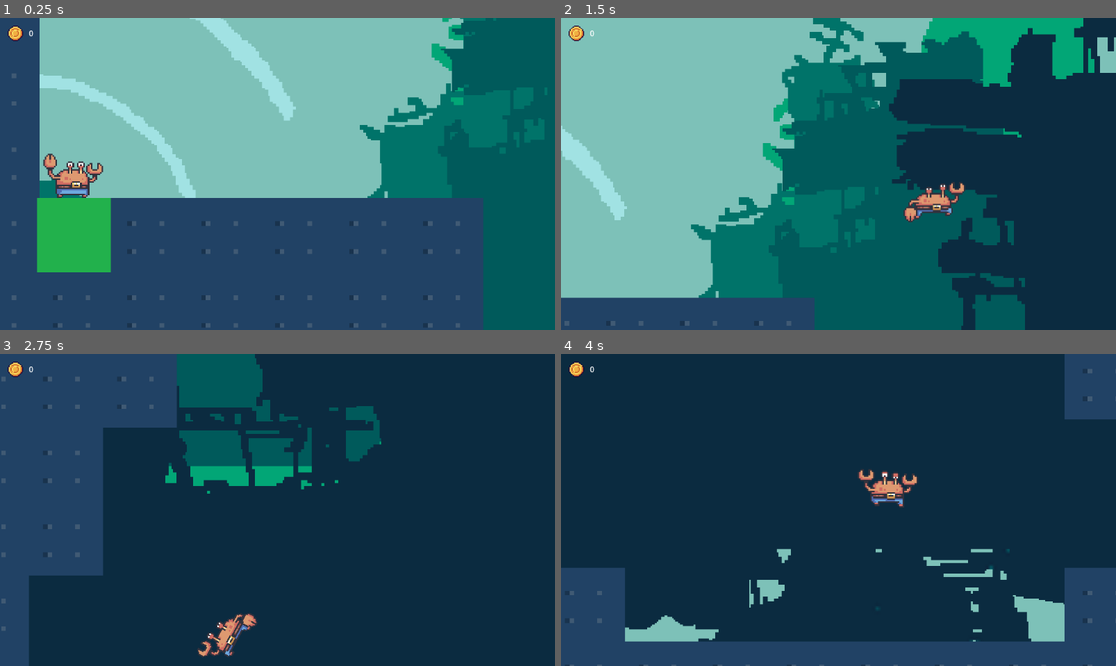
Above: before the commit, frames 1-4 (two rows, left to right).
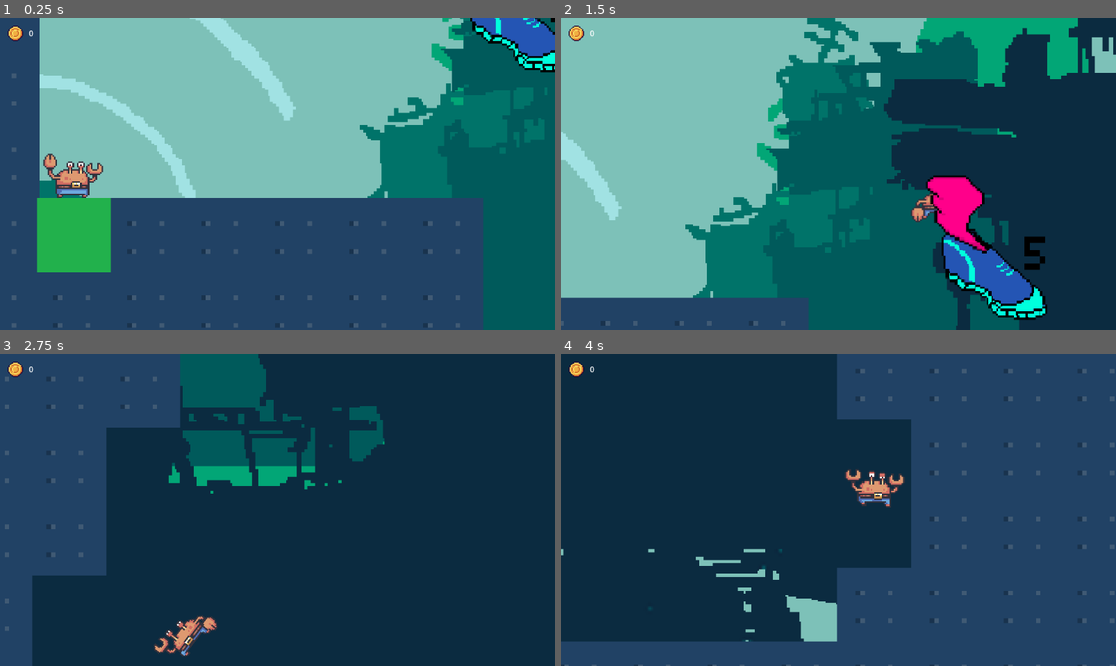
Above: after the commit, the same moments.

Repository: SMR-2023-Summer-Project/2DSideRacer
Game: Godot game, scene res://root/scenes/maps/Random_Map/random_map.tscn
Same seed, same stepped clock (60 frames per second), same inputs: the game is played once before the commit and once after it. This scene is started directly instead of the project's main scene.
Inputs (mouse positions are in pixels of both pictures, inside the frame that each line leads up to):
- Up to frame 1 (0.25 s): no input
- Up to frame 2 (1.5 s): move the mouse to (960, 158) at 0.52 s; hold Right (ui_right) from 0.53 s (still down); tap Space (climb) at 0.6 s; tap Up (jump) at 0.77 s; move the mouse to (727, 189) at 1.27 s; tap Shift (dash) at 1.35 s
- Up to frame 3 (2.75 s): tap Up (jump) at 1.52 s; move the mouse to (333, 441) at 2.02 s; release Right (ui_right) at 2.03 s; hold Left (ui_left) from 2.03 s (still down); hold Right mouse button (flip) from 2.03 s (still down)
- Up to frame 4 (4 s): move the mouse to (810, 572) at 2.77 s; release Left (ui_left) at 2.78 s; release Right mouse button (flip) at 2.78 s; hold Right (ui_right) from 2.78 s (still down); tap Middle mouse button (swing) at 2.85 s; tap Up (jump) at 3.02, 3.77 s; move the mouse to (1005, 556) at 3.52 s; tap Space (climb) at 3.6 s

The runs differ from the first frame. In frame 1, 1.7% of the frame differs, in the area x 84-100%, y 0-18%; in frame 2, 12%; in frame 3, 3.7%; in frame 4, 42%, in the area x 0-100%, y 0-100%.

Commit message:
Made speedboosts.tscn,
Added speed boosts to random map

Diff:
--- /dev/null
+++ b/root/multiplayer/SpeedBoost.tscn
@@ -0,0 +1,135 @@
+[gd_scene load_steps=17 format=3 uid="uid://d145q4tyl650d"]
+
+[ext_resource type="Script" path="res://root/multiplayer/SpeedBoostArea2D.gd" id="1_ge87w"]
+[ext_resource type="Texture2D" uid="uid://b5egdbxodv80g" path="res://root/assets/sprites/misc/speed_up_sprite_frame_1.png" id="2_ckm5f"]
+[ext_resource type="Texture2D" uid="uid://dvv816kxipiqy" path="res://root/assets/sprites/misc/speed_up_sprite_frame_2.png" id="3_f7uag"]
+[ext_resource type="Texture2D" uid="uid://cn8ukjsnfuc5n" path="res://root/assets/sprites/misc/speed_up_sprite_frame_3.png" id="4_pkh15"]
+[ext_resource type="Texture2D" uid="uid://df4s0nac3f7j" path="res://root/assets/sprites/misc/speed_up_sprite_frame_4.png" id="5_44vgs"]
+[ext_resource type="Texture2D" uid="uid://duim878rghicw" path="res://root/assets/sprites/misc/speed_up_sprite_frame_5.png" id="6_rgwf6"]
+[ext_resource type="Texture2D" uid="uid://crwcpx58jypx1" path="res://root/assets/sprites/misc/speed_up_sprite_frame_6.png" id="7_m2bwl"]
+[ext_resource type="Texture2D" uid="uid://yssdsvp3hlnc" path="res://root/assets/sprites/misc/speed_up_sprite_frame_7.png" id="8_1lv5g"]
+[ext_resource type="Texture2D" uid="uid://b5j0l5u1rdg5x" path="res://root/assets/sprites/misc/speed_up_sprite_frame_8.png" id="9_ooqqe"]
+[ext_resource type="Texture2D" uid="uid://7jlsucberxjf" path="res://root/assets/sprites/misc/speed_up_sprite_frame_9.png" id="10_51gah"]
+[ext_resource type="Script" path="res://root/scenes/AnimatedSprite2D.gd" id="11_7xnl7"]
+
+[sub_resource type="CapsuleShape2D" id="CapsuleShape2D_weg0y"]
+radius = 33.0
+height = 82.0
+
+[sub_resource type="Animation" id="Animation_040ny"]
+resource_name = "5secanimation"
+loop_mode = 1
+tracks/0/type = "value"
+tracks/0/imported = false
+tracks/0/enabled = true
+tracks/0/path = NodePath("AnimatedSprite2D:animation")
+tracks/0/interp = 1
+tracks/0/loop_wrap = true
+tracks/0/keys = {
+"times": PackedFloat32Array(0),
+"transitions": PackedFloat32Array(1),
+"update": 1,
+"values": [&"5secspeedboost"]
+}
+tracks/1/type = "value"
+tracks/1/imported = false
+tracks/1/enabled = true
+tracks/1/path = NodePath("AnimatedSprite2D:frame")
+tracks/1/interp = 1
+tracks/1/loop_wrap = true
+tracks/1/keys = {
+"times": PackedFloat32Array(0, 0.1, 0.2, 0.3, 0.4, 0.5, 0.6, 0.7, 0.8, 0.9, 1),
+"transitions": PackedFloat32Array(1, 1, 1, 1, 1, 1, 1, 1, 1, 1, 1),
+"update": 1,
+"values": [0, 1, 2, 3, 4, 5, 6, 7, 8, 9, 12]
+}
+
+[sub_resource type="Animation" id="Animation_5b2ai"]
+length = 0.001
+tracks/0/type = "value"
+tracks/0/imported = false
+tracks/0/enabled = true
+tracks/0/path = NodePath("AnimatedSprite2D:frame")
+tracks/0/interp = 1
+tracks/0/loop_wrap = true
+tracks/0/keys = {
+"times": PackedFloat32Array(0),
+"transitions": PackedFloat32Array(1),
+"update": 1,
+"values": [1]
+}
+
+[sub_resource type="AnimationLibrary" id="AnimationLibrary_dkehq"]
+_data = {
+"5secanimation": SubResource("Animation_040ny"),
+"RESET": SubResource("Animation_5b2ai")
+}
+
+[sub_resource type="SpriteFrames" id="SpriteFrames_ogk6f"]
+animations = [{
+"frames": [{
+"duration": 1.0,
+"texture": ExtResource("2_ckm5f")
+}, {
+"duration": 1.0,
+"texture": ExtResource("2_ckm5f")
+}, {
+"duration": 1.0,
+"texture": ExtResource("2_ckm5f")
+}, {
+"duration": 1.0,
+"texture": ExtResource("2_ckm5f")
+}, {
+"duration": 1.0,
+"texture": ExtResource("2_ckm5f")
+}, {
+"duration": 1.0,
+"texture": ExtResource("3_f7uag")
+}, {
+"duration": 1.0,
+"texture": ExtResource("4_pkh15")
+}, {
+"duration": 1.0,
+"texture": ExtResource("5_44vgs")
+}, {
+"duration": 1.0,
+"texture": ExtResource("6_rgwf6")
+}, {
+"duration": 1.0,
+"texture": ExtResource("7_m2bwl")
+}, {
+"duration": 1.0,
+"texture": ExtResource("8_1lv5g")
+}, {
+"duration": 1.0,
+"texture": ExtResource("9_ooqqe")
+}, {
+"duration": 1.0,
+"texture": ExtResource("10_51gah")
+}],
+"loop": true,
+"name": &"5secspeedboost",
+"speed": 11.0
+}]
+
+[node name="SpeedBoost" type="Node2D"]
+
+[node name="SpeedBoostArea1" type="Area2D" parent="."]
+script = ExtResource("1_ge87w")
+
+[node name="CollisionShape2D" type="CollisionShape2D" parent="SpeedBoostArea1"]
+shape = SubResource("CapsuleShape2D_weg0y")
+
+[node name="AnimationPlayer" type="AnimationPlayer" parent="."]
+libraries = {
+"": SubResource("AnimationLibrary_dkehq")
+}
+
+[node name="AnimatedSprite2D" type="AnimatedSprite2D" parent="."]
+scale = Vector2(0.447183, 0.457746)
+sprite_frames = SubResource("SpriteFrames_ogk6f")
+animation = &"5secspeedboost"
+autoplay = "5secspeedboost"
+script = ExtResource("11_7xnl7")
+
+[connection signal="body_entered" from="SpeedBoostArea1" to="SpeedBoostArea1" method="_on_body_entered"]
--- a/root/multiplayer/multiplayer.tscn
+++ b/root/multiplayer/multiplayer.tscn
@@ -1029,7 +1029,7 @@
 [node name="Node2D" parent="." instance=ExtResource("4_sd4gr")]
 
 [node name="Collectible1" parent="." instance=ExtResource("6_s01lp")]
-position = Vector2(-22, -14)
+position = Vector2(109, -269)
 
 [node name="MultiplayerMusic" type="AudioStreamPlayer" parent="."]
 stream = ExtResource("10_eg2mq")
--- a/root/scenes/collectible_1.tscn
+++ b/root/scenes/collectible_1.tscn
@@ -120,7 +120,6 @@
 script = ExtResource("2_vlrft")
 
 [node name="CollisionShape2D" type="CollisionShape2D" parent="SpeedBoostArea1"]
-position = Vector2(158, 10)
 shape = SubResource("CapsuleShape2D_crlcr")
 
 [node name="AnimationPlayer" type="AnimationPlayer" parent="."]
@@ -129,7 +128,6 @@
 }
 
 [node name="AnimatedSprite2D" type="AnimatedSprite2D" parent="."]
-position = Vector2(165, 19)
 scale = Vector2(0.447183, 0.457746)
 sprite_frames = SubResource("SpriteFrames_togwt")
 animation = &"5secspeedboost"
--- a/root/scenes/maps/Random_Map/generate.gd
+++ b/root/scenes/maps/Random_Map/generate.gd
@@ -8,7 +8,7 @@
 const Player = preload("res://root/entities/player/player.tscn")
 const gameHud = preload("res://root/ui/game_hud/game_hud.tscn")
 const coinLoad = preload("res://root/multiplayer/coin.gd")
-const speedLoad = preload("res://root/multiplayer/Collectible1.gd")
+const speedLoad = preload("res://root/multiplayer/SpeedBoost.tscn")
 
 #Change number of entities
 const numCoins = 50
@@ -188,7 +188,7 @@
 		add_child(coin)
 
 	for coords in speedCoords:
-		var speed = speedLoad.new()
+		var speed = speedLoad.instantiate()
 		speed.position = Vector2(coords[0]*tileSize,coords[1]*tileSize)
 		add_child(speed)
 
@@ -221,6 +221,7 @@
 
 	drawBorder()
 	addCoins()
+	addSpeedBoosts()
 
 #Generates player
 func generatePlayer():
Not shown: 1 places in root/scenes/collectible_1.tscn that only renumber resources
